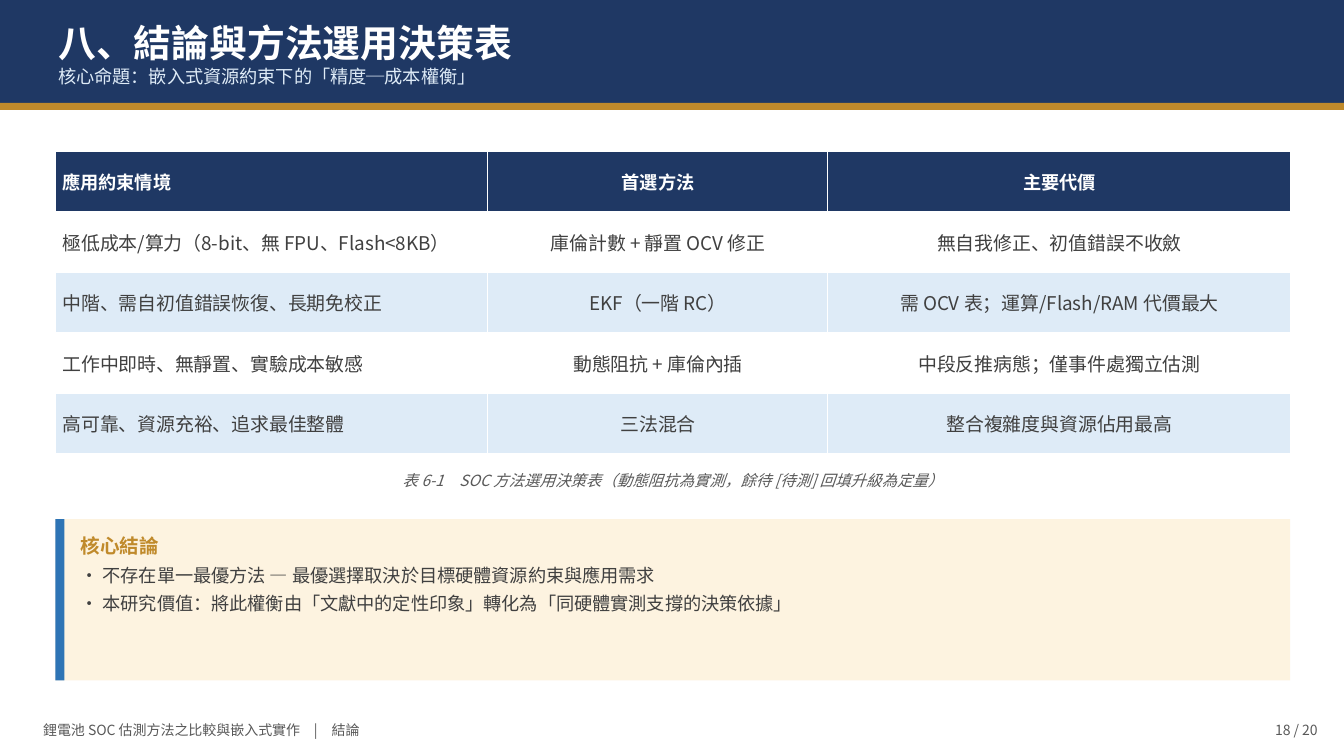
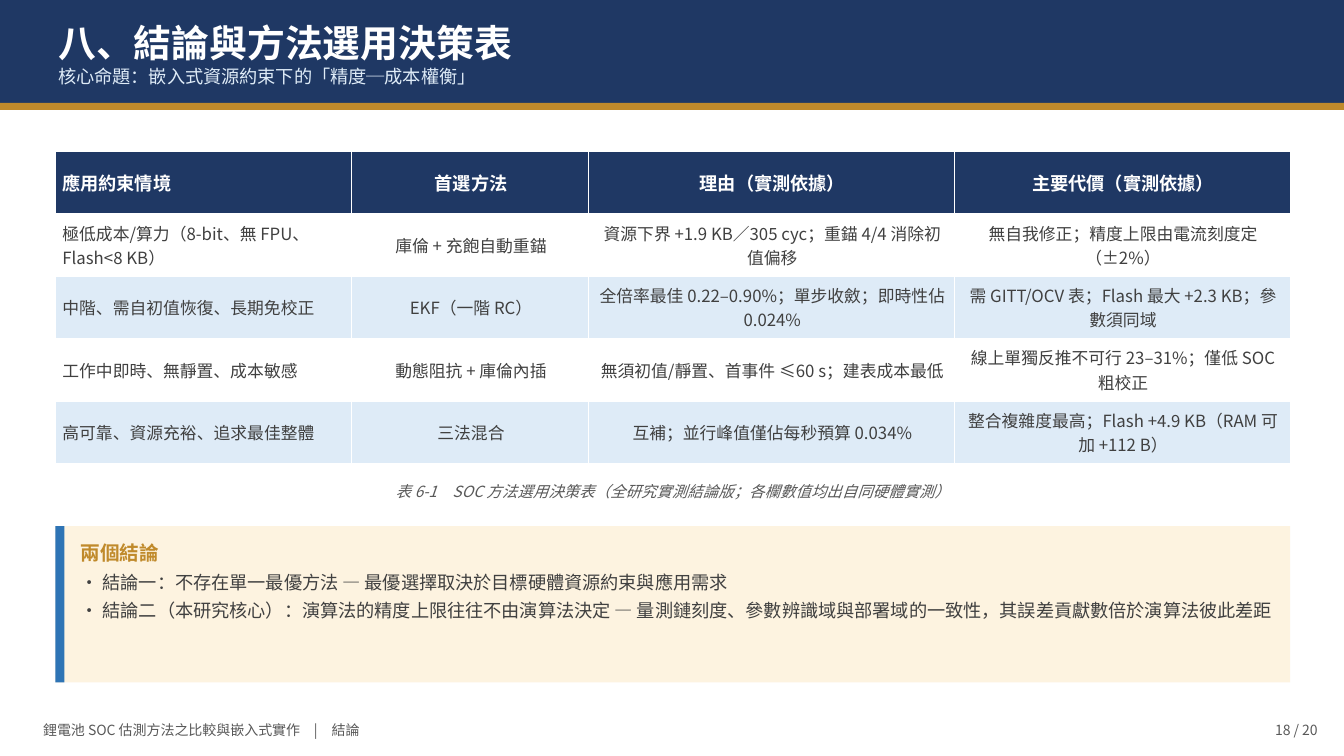
Before and after one commit to JackHung9527/SOC_RESEARCH, a slide deck: slide 19 of DOC/論文撰寫/口試簡報_鋰電池SOC估測.pptx. Drawn at 1344x756 pixels with LibreOffice and Linux fonts; fonts in the diff are those of the drawing. Boxes give left, top, right and bottom in pixels: in the first picture for what was removed or moved away, otherwise in the second. Text is boxed around its words. In the diff, an @@ line names an element or a change of style, - is before the commit and + after.

```diff
--- a/DOC/論文撰寫/口試簡報_鋰電池SOC估測.pptx
+++ b/DOC/論文撰寫/口試簡報_鋰電池SOC估測.pptx
@@ table at <box>55,151,1291,464</box> @@
-column 1: 應用約束情境 | 極低成本/算力（8-bit、無 FPU、Flash<8KB） | 中階、需自初值錯誤恢復、長期免校正 | 工作中即時、無靜置、實驗成本敏感 | 高可靠、資源充裕、追求最佳整體
-column 2: 首選方法 | 庫倫計數 + 靜置 OCV 修正 | EKF（一階 RC） | 動態阻抗 + 庫倫內插 | 三法混合
-column 3: 主要代價 | 無自我修正、初值錯誤不收斂 | 需 OCV 表；運算/Flash/RAM 代價最大 | 中段反推病態；僅事件處獨立估測 | 整合複雜度與資源佔用最高
+column 1: 應用約束情境 | 極低成本/算力（8-bit、無 FPU、Flash<8 KB） | 中階、需自初值恢復、長期免校正 | 工作中即時、無靜置、成本敏感 | 高可靠、資源充裕、追求最佳整體
+column 2: 首選方法 | 庫倫 + 充飽自動重錨 | EKF（一階 RC） | 動態阻抗 + 庫倫內插 | 三法混合
+column 3: 理由（實測依據） | 資源下界 +1.9 KB／305 cyc；重錨 4/4 消除初值偏移 | 全倍率最佳 0.22–0.90%；單步收斂；即時性佔 0.024% | 無須初值/靜置、首事件 ≤60 s；建表成本最低 | 互補；並行峰值僅佔每秒預算 0.034%
+column 4: 主要代價（實測依據） | 無自我修正；精度上限由電流刻度定（±2%） | 需 GITT/OCV 表；Flash 最大 +2.3 KB；參數須同域 | 線上單獨反推不可行 23–31%；僅低 SOC 粗校正 | 整合複雜度最高；Flash +4.9 KB（RAM 可加 +112 B）
@@ text at <box>396,484,950,499</box>: text changed @@
-表 6-1 SOC 方法選用決策表（動態阻抗為實測，餘待 [待測] 回填升級為定量）
+表 6-1 SOC 方法選用決策表（全研究實測結論版；各欄數值均出自同硬體實測）
@@ rectangle: place and size @@
-rectangle at <box>55,519,1291,681</box>
+rectangle at <box>55,526,1291,683</box>
@@ rectangle: place and size @@
-rectangle at <box>55,519,65,681</box>
+rectangle at <box>55,526,65,683</box>
@@ text at <box>80,543,1272,619</box>: text changed @@
-核心結論
-• 不存在單一最優方法 — 最優選擇取決於目標硬體資源約束與應用需求
-• 本研究價值：將此權衡由「文獻中的定性印象」轉化為「同硬體實測支撐的決策依據」
+兩個結論
+• 結論一：不存在單一最優方法 — 最優選擇取決於目標硬體資源約束與應用需求
+• 結論二（本研究核心）：演算法的精度上限往往不由演算法決定 — 量測鏈刻度、參數辨識域與部署域的一致性，其誤差貢獻數倍於演算法彼此差距
```
Also in this commit, not shown: 5 other slides changed, 1 slide added, 1 slide removed, 2 other files.
